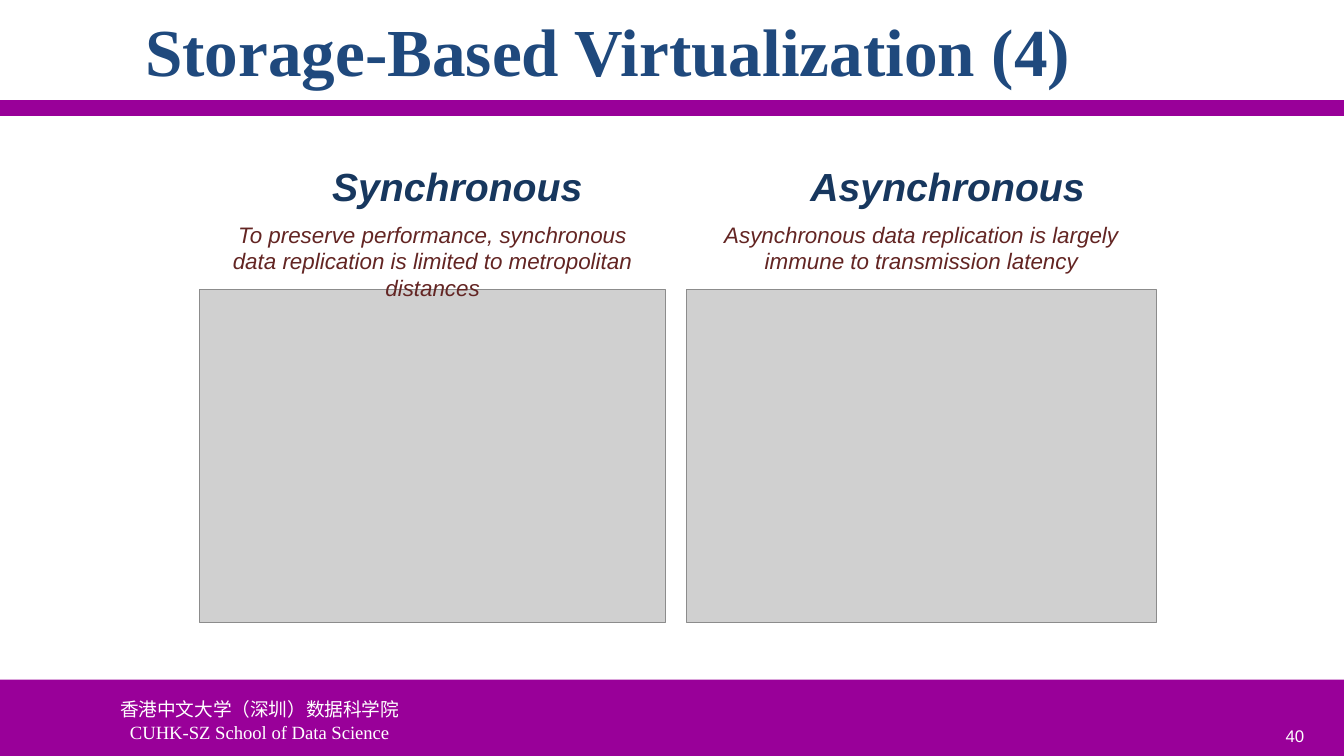
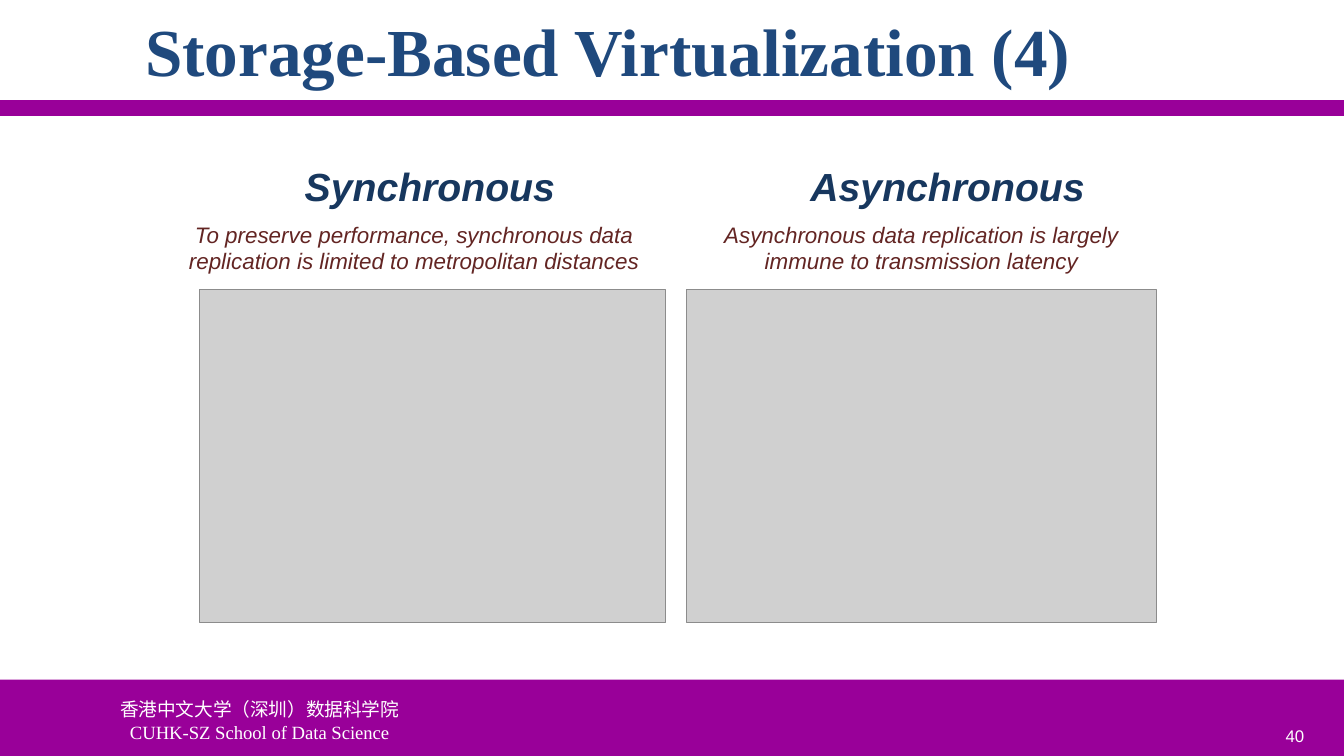
Before and after one commit to ychung1103/ychung1103.github.io, a slide deck: slide 40 of Slides/CSC6103/VT-05 Storage Virtualization.pptx. Drawn at 1344x756 pixels with LibreOffice and Linux fonts; fonts in the diff are those of the drawing; grey boxes stand for pictures; background and template pictures are left out. Boxes give left, top, right and bottom in pixels: in the first picture for what was removed or moved away, otherwise in the second. Text is boxed around its words. In the diff, an @@ line names an element or a change of style, - is before the commit and + after.

```diff
--- a/Slides/CSC6103/VT-05 Storage Virtualization.pptx
+++ b/Slides/CSC6103/VT-05 Storage Virtualization.pptx
@@ text "Synchronous": place and size @@
-text "Synchronous" at [332, 172, 582, 209]
+text "Synchronous" at [305, 172, 555, 209]
@@ text "To preserve performance, synchronous data ..." rewrapped from [233, 226, 632, 296] to [189, 226, 638, 274] @@
```
Also in this commit, not shown: 22 other slides changed, 1 slide added, 1 other file.
